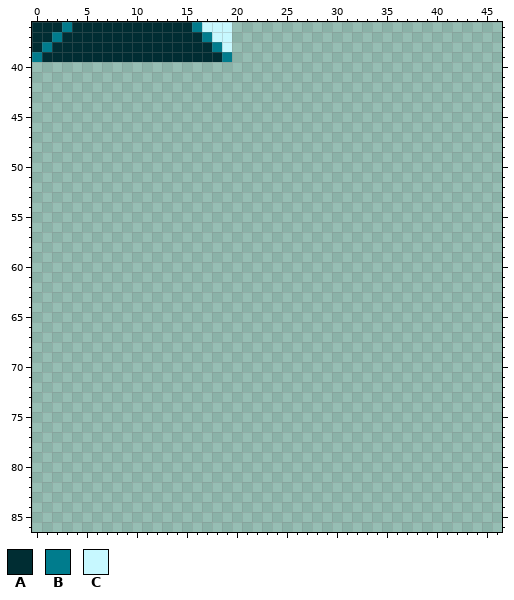
Pixel-art file, stored at Sprites/Tile_Sets/TS-05-Main-mario.aseprite. Above: the version before the commit.
100x200 pixels, 1 frame. Colours within 5 levels of each other are drawn and written as one. Shown: x 0..46, y 36..86.
Palette (. is transparent): A #002d33  B #007c8d  C #c7f8ff
Pixels before, first column x 0:
36 AAABAAAAAAAAAAAABCCC
37 AABAAAAAAAAAAAAAABCC
38 ABAAAAAAAAAAAAAAAABC
39 BAAAAAAAAAAAAAAAAAAB
The result:
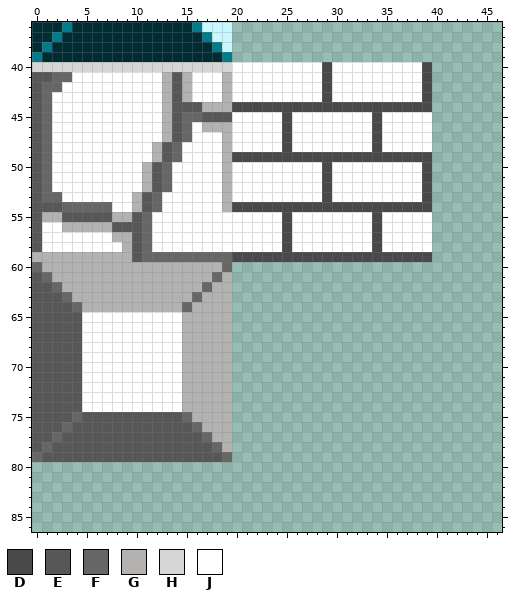
Colours new in this view: D #494949  E #575757  F #676664  G #b3b2b1  H #d6d6d6  J #ffffff
Changes in this commit:
Changed rows in their new state; - is an unchanged pixel.
first column x 0:
40 HHHHHHHHHHHHHHHHHHHHJJJJJJJJJDJJJJJJJJJD
41 EEFFJJJJJJJJJGEGJJJGJJJJJJJJJDJJJJJJJJJD
42 EFFJJJJJJJJJJGEGJJJGJJJJJJJJJDJJJJJJJJJD
43 EFJJJJJJJJJJJGEGJJJGJJJJJJJJJDJJJJJJJJJD
44 EFJJJJJJJJJJJGEEEGGGDDDDDDDDDDDDDDDDDDDD
45 EFJJJJJJJJJJJGEFFEEEJJJJJDJJJJJJJJDJJJJJ
46 EFJJJJJJJJJJJGEFJGGGJJJJJDJJJJJJJJDJJJJJ
47 EFJJJJJJJJJJJGEFJJJGJJJJJDJJJJJJJJDJJJJJ
48 EFJJJJJJJJJJGEFJJJJGJJJJJDJJJJJJJJDJJJJJ
49 EFJJJJJJJJJJGEFJJJJGDDDDDDDDDDDDDDDDDDDD
50 EFJJJJJJJJJGEFJJJJJGJJJJJJJJJDJJJJJJJJJD
51 EFJJJJJJJJJGEFJJJJJGJJJJJJJJJDJJJJJJJJJD
52 EFJJJJJJJJJGEFJJJJJGJJJJJJJJJDJJJJJJJJJD
53 EFFJJJJJJJGEFJJJJJJGJJJJJJJJJDJJJJJJJJJD
54 EEEFFFFFJJGEFJJJJJJGDDDDDDDDDDDDDDDDDDDD
55 EGGEEEEEGGEFJJJJJJJJJJJJJDJJJJJJJJDJJJJJ
56 EJJGGGGGEEEFJJJJJJJJJJJJJDJJJJJJJJDJJJJJ
57 EJJJJJJJGGEFJJJJJJJJJJJJJDJJJJJJJJDJJJJJ
58 EJJJJJJJJGEFJJJJJJJJJJJJJDJJJJJJJJDJJJJJ
59 GGGGGGGGGGEFFFFFFFFFDDDDDDDDDDDDDDDDDDDD
60 FGGGGGGGGGGGGGGGGGGF--------------------
61 EFGGGGGGGGGGGGGGGGFG--------------------
62 EEFGGGGGGGGGGGGGGFGG--------------------
63 EEEFGGGGGGGGGGGGFGGG--------------------
64 EEEEFGGGGGGGGGGFGGGG--------------------
65 EEEEEJJJJJJJJJJGGGGG--------------------
66 EEEEEJJJJJJJJJJGGGGG--------------------
67 EEEEEJJJJJJJJJJGGGGG--------------------
68 EEEEEJJJJJJJJJJGGGGG--------------------
69 EEEEEJJJJJJJJJJGGGGG--------------------
70 EEEEEJJJJJJJJJJGGGGG--------------------
71 EEEEEJJJJJJJJJJGGGGG--------------------
72 EEEEEJJJJJJJJJJGGGGG--------------------
73 EEEEEJJJJJJJJJJGGGGG--------------------
74 EEEEEJJJJJJJJJJGGGGG--------------------
75 EEEEFEEEEEEEEEEFGGGG--------------------
76 EEEFEEEEEEEEEEEEFGGG--------------------
77 EEFEEEEEEEEEEEEEEFGG--------------------
78 EFEEEEEEEEEEEEEEEEFG--------------------
79 FEEEEEEEEEEEEEEEEEEF--------------------
